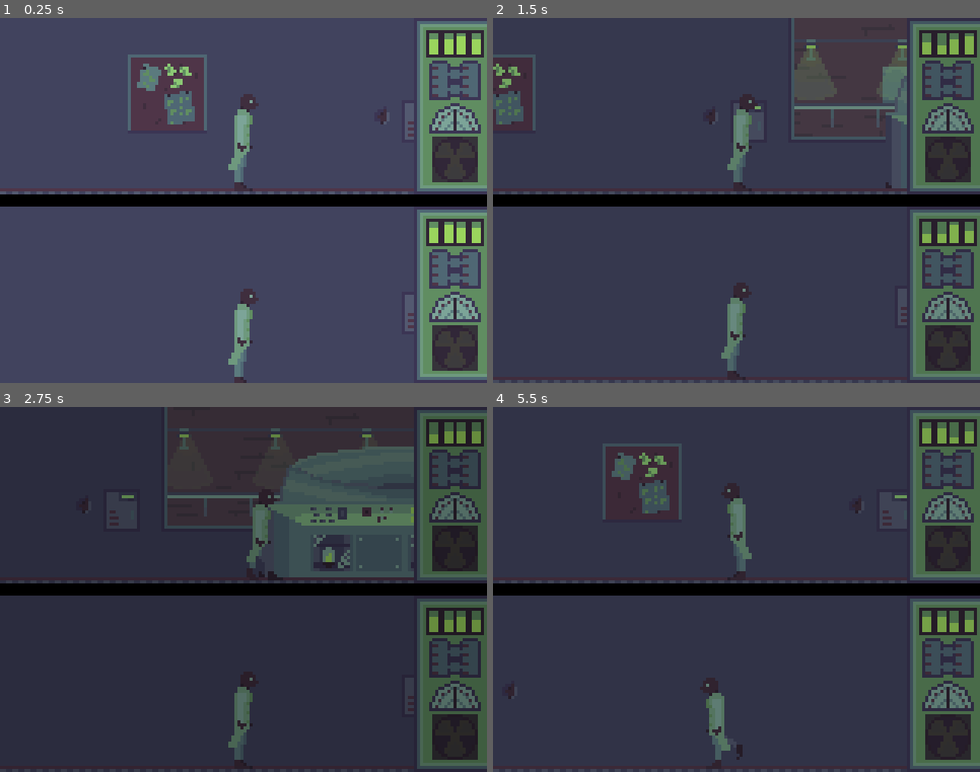
Above: before the commit, frames 1-4 (two rows, left to right).
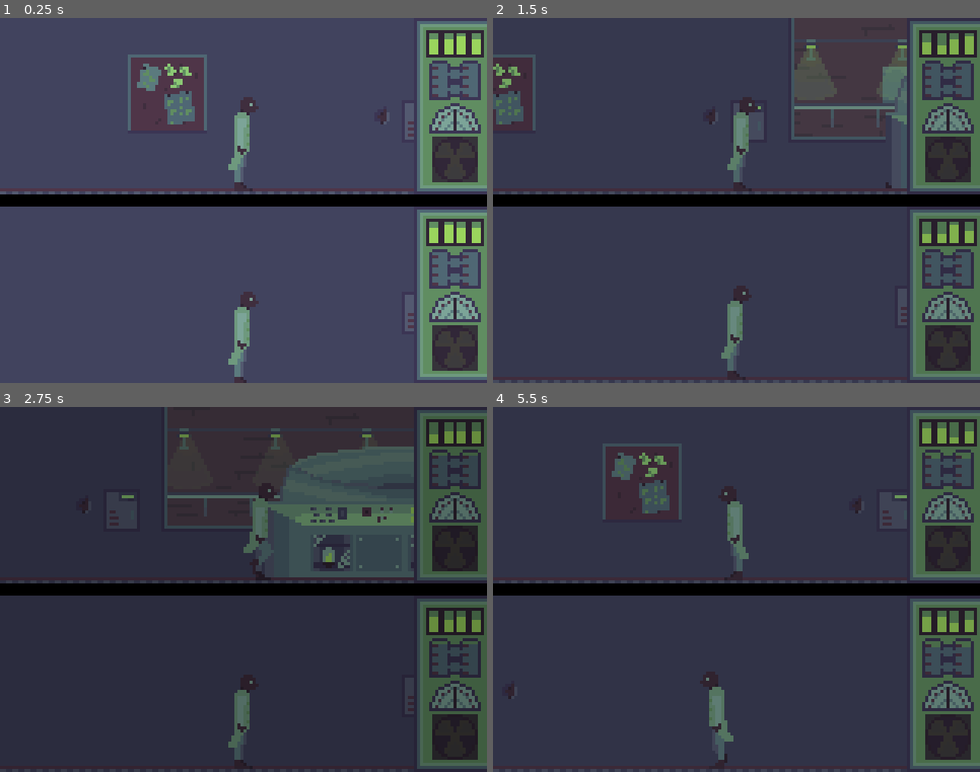
Above: after the commit, the same moments.

Repository: Endless-Impossibilities/Nuclear-Allience
Game: Godot game, scene res://Rooms/SplitScreenRenderer.tscn
The game is run twice, just before and just after one commit, with the same random seed, the same clock (stepped at 60 frames per second) and the same inputs. Sound files missing from this copy of the repository are replaced by a short silence.
Inputs:
- Up to frame 1 (0.25 s): no input
- Up to frame 2 (1.5 s): hold D (Right1) 0.53-1.28 s; hold Down (Down2) 0.53-1.28 s; tap E (Interact1) at 0.8, 1.35 s; hold S (Down1) from 1.28 s (still down)
- Up to frame 3 (2.75 s): tap Ctrl (Interact2) at 1.55 s; release S (Down1) at 2.03 s; hold D (Right1) from 2.03 s (still down); hold Ctrl (Interact2) from 2.03 s (still down); tap Down (Down2) at 2.3 s
- Up to frame 4 (5.5 s): release D (Right1) at 2.78 s; release Ctrl (Interact2) at 2.78 s; hold W (Up1) 2.78-3.53 s; tap Down (Down2) at 2.85, 4.55 s; tap E (Interact1) at 3.05, 5.3 s; tap Enter at 3.5 s; hold E (Interact1) 3.53-4.28 s; hold A (Left1) 3.53-5.03 s; tap Ctrl (Interact2) at 3.8, 4.35 s; hold S (Down1) from 5.03 s (still down); hold Left (Left2) from 5.03 s (still down)

The runs differ from the first frame. In frame 1, 0.3% of the frame differs, in the area x 48-54%, y 20-91%; in frame 2, 0.3%; in frame 3, 0.5%; in frame 4, 0.8%, in the area x 43-99%, y 12-98%.

Commit message:
Music

Diff:
--- /dev/null
+++ b/Nuclear Alliance/Globals.gd
@@ -0,0 +1,5 @@
+extends Node
+
+var Wtr1 = 0.0
+var Wtr2 = 0.0
+var MaxWtr = 2400.0
--- a/Nuclear Alliance/Objects/BackDrop/BackDrop.tscn
+++ b/Nuclear Alliance/Objects/BackDrop/BackDrop.tscn
@@ -31,10 +31,22 @@
 [node name="ParallaxLayer4" type="ParallaxLayer" parent="."]
 motion_scale = Vector2( 0.3, 1 )
 motion_offset = Vector2( 0.01, 0 )
-motion_mirroring = Vector2( 119.25, 0 )
+motion_mirroring = Vector2( 238.5, 0 )
 
 [node name="Layer1" type="Sprite" parent="ParallaxLayer4"]
 modulate = Color( 1, 1, 1, 0.392157 )
+texture = ExtResource( 2 )
+centered = false
+script = ExtResource( 5 )
+
+[node name="ParallaxLayer6" type="ParallaxLayer" parent="."]
+motion_scale = Vector2( 0.3, 1 )
+motion_offset = Vector2( 0.01, 0 )
+motion_mirroring = Vector2( 238.5, 0 )
+
+[node name="Layer1" type="Sprite" parent="ParallaxLayer6"]
+modulate = Color( 1, 1, 1, 0.392157 )
+position = Vector2( 119, 0 )
 texture = ExtResource( 2 )
 centered = false
 script = ExtResource( 5 )
--- a/Nuclear Alliance/Objects/Letters/Letter.tscn
+++ b/Nuclear Alliance/Objects/Letters/Letter.tscn
@@ -39,3 +39,6 @@
 text = "w"
 valign = 1
 uppercase = true
+__meta__ = {
+"_edit_use_anchors_": false
+}
--- a/Nuclear Alliance/Objects/MinigameStations/PwrBxSM/PwrBxSM.gd
+++ b/Nuclear Alliance/Objects/MinigameStations/PwrBxSM/PwrBxSM.gd
@@ -41,7 +41,6 @@
 		active = false
 		broken = false
 		$Timer.start()
-		print($Timer.time_left)
 		if player == 1:
 			get_tree().call_group("HUD","Power",true,1)
 		if player == 2:
--- /dev/null
+++ b/Nuclear Alliance/Objects/MinigameStations/WtrPmpSM/WtrPmpSM.gd
@@ -0,0 +1,57 @@
+extends Node2D
+
+
+#The player that this station is attached to
+export var player = 0
+#Weather or not the station is marked as active
+var broken = false
+#Weather or not the game is currently in use
+var active = false
+#The amount of time it takes for the station to be marked broken
+#Decreases by 5 each cycle
+var playerColliding = false
+
+# Called when the node enters the scene tree for the first time.
+func _ready():
+	Globals.Wtr1 = Globals.MaxWtr
+	Globals.Wtr2 = Globals.MaxWtr
+
+
+
+#Highlights the station's sprite if it is broken and the player is nearby
+func _on_Area2D_body_entered(body):
+	playerColliding = true
+
+
+func _on_Area2D_body_exited(body):
+	playerColliding = false
+	if broken == true:
+		get_tree().call_group("Player","Play",0, player)
+#Makes it so the player can't activate the game by marking it as active
+func Running():
+	active = true
+
+
+
+
+#"Fixes" the game station and marks it as no longer active
+func End(callingPlayer):
+	if callingPlayer == player:
+		active = false
+		broken = false
+
+func _physics_process(_delta):
+	if player == 1 && Globals.Wtr1 >= 0:
+		Globals.Wtr1 -= 1
+		if Globals.Wtr1 < Globals.MaxWtr *.75 && active == false:
+			broken = true
+	if player == 2 && Globals.Wtr1 >= 0:
+		Globals.Wtr2 -= 1
+		if Globals.Wtr2 < Globals.MaxWtr *.75 && active == false:
+			broken = true
+	if broken == true && active == false && playerColliding == true:
+		$AnimatedSprite.play("Hovered")
+		get_tree().call_group("Player","Play",2,player)
+	if playerColliding == false:
+		if broken == false:
+				$AnimatedSprite.play("Idle")
--- /dev/null
+++ b/Nuclear Alliance/Objects/MinigameStations/WtrPmpSM/WtrPmpSM.tscn
@@ -0,0 +1,37 @@
+[gd_scene load_steps=6 format=2]
+
+[ext_resource path="res://Objects/MinigameStations/WtrPmpSM/WtrPmpSM.gd" type="Script" id=1]
+[ext_resource path="res://Objects/MinigameStations/WtrPmpSM/SmWaterPump1.png" type="Texture" id=2]
+[ext_resource path="res://Objects/MinigameStations/WtrPmpSM/SmWaterPump2.png" type="Texture" id=3]
+
+[sub_resource type="SpriteFrames" id=1]
+animations = [ {
+"frames": [ ExtResource( 3 ) ],
+"loop": true,
+"name": "Hovered",
+"speed": 5.0
+}, {
+"frames": [ ExtResource( 2 ) ],
+"loop": true,
+"name": "Idle",
+"speed": 5.0
+} ]
+
+[sub_resource type="RectangleShape2D" id=2]
+extents = Vector2( 13.2813, 7 )
+
+[node name="WtrPmpSM" type="Node2D" groups=["WtrPmpSM"]]
+script = ExtResource( 1 )
+
+[node name="AnimatedSprite" type="AnimatedSprite" parent="."]
+frames = SubResource( 1 )
+animation = "Idle"
+
+[node name="Area2D" type="Area2D" parent="."]
+collision_mask = 0
+
+[node name="CollisionShape2D" type="CollisionShape2D" parent="Area2D" groups=["PwrBxSm"]]
+shape = SubResource( 2 )
+
+[connection signal="body_entered" from="Area2D" to="." method="_on_Area2D_body_entered"]
+[connection signal="body_exited" from="Area2D" to="." method="_on_Area2D_body_exited"]
--- a/Nuclear Alliance/Objects/Player/Minigames/PwrBX/PwrBx.tscn
+++ b/Nuclear Alliance/Objects/Player/Minigames/PwrBX/PwrBx.tscn
@@ -86,7 +86,7 @@
 [node name="Letter3" parent="Overlay2" instance=ExtResource( 8 )]
 position = Vector2( 21, -36 )
 Text = "↓ "
-Key = "Down1"
+Key = "Down2"
 
 [node name="Letter4" parent="Overlay2" instance=ExtResource( 8 )]
 position = Vector2( 37, -36 )
--- /dev/null
+++ b/Nuclear Alliance/Objects/Player/Minigames/WtrPmp/WtrPmp.gd
@@ -0,0 +1,95 @@
+extends Node2D
+
+# The minigame's ID called by the player to make sure the right minigame is
+#running
+export var Self = 0
+
+# The player that this minigame is intended to run for
+var attachedPlayer = 0
+
+# The player that is currently asking to play this game
+var calledPlayer = 0
+
+var waitingOn = "Left"
+var locked = true
+
+### Makes sure the minigame is ready ###
+func _ready():
+	self.position = Vector2(1000,1000)
+
+
+func _physics_process(delta):
+
+## Continually moves the line in the meter down ##
+	if $Meter/MeterControl.position.y >= 25:
+		$Meter/MeterControl.position.y = 25
+	else:
+		$Meter/MeterControl.position.y += .2
+
+## Tracks player input ##
+	if Input.is_action_just_pressed("Left" + str(attachedPlayer)) && locked == false && waitingOn == "Left":
+		$Meter/MeterControl.position.y -= 2
+		waitingOn = "Right"
+	if Input.is_action_just_pressed("Right" + str(attachedPlayer)) && locked == false && waitingOn == "Right":
+		$Meter/MeterControl.position.y -= 2
+		waitingOn = "Left"
+
+	if waitingOn == "Left":
+		$"Letter Icons/Left".play("On")
+		$"Letter Icons/Right".play("Off")
+	else:
+		$"Letter Icons/Left".play("Off")
+		$"Letter Icons/Right".play("On")
+
+	if $Meter/MeterControl.position.y > $Meter/MeterMarker.position.y && $Meter/MeterControl.position.y < $Meter/MeterMarker.position.y +10:
+		if attachedPlayer == 1:
+			Globals.Wtr1 += Globals.MaxWtr * 0.005
+			if Globals.Wtr1 >= Globals.MaxWtr:
+				Globals.Wtr1 = Globals.MaxWtr
+				Quit()
+		if attachedPlayer == 2:
+			Globals.Wtr2 += Globals.MaxWtr * 0.005
+			if Globals.Wtr2 >= Globals.MaxWtr:
+				Globals.Wtr2 = Globals.MaxWtr
+				Quit()
+
+
+	if attachedPlayer == 1:
+		$Plate/TextureRect.rect_scale.y = Globals.Wtr1 / Globals.MaxWtr
+		$"Letter Icons/Left/Label".text = "a"
+		$"Letter Icons/Right/Label".text = "d"
+	elif attachedPlayer == 2:
+		$Plate/TextureRect.rect_scale.y = Globals.Wtr2 / Globals.MaxWtr
+		$"Letter Icons/Left/Label".text = "← "
+		$"Letter Icons/Right/Label".text = "→ "
+
+	if $Meter/MeterControl.position.y <= -10:
+		$Meter/MeterControl.position.y = -10
+	### Game Loop ###
+func Game(Game, callingPlayer):
+
+## Makes sure that it is the minigame being requested ##
+	if (Game == Self && callingPlayer == attachedPlayer):
+	## Prepares the minigame ##
+		get_tree().call_group("WtrPmpSM","Running",attachedPlayer)
+		self.position = Vector2(-10,-12)
+		$Meter/MeterMarker.position.y = rand_range(-15,5)
+		calledPlayer = callingPlayer
+		locked = false
+		waitingOn = "Left"
+
+
+
+
+### Ends the minigame ###
+func Quit():
+
+## Resets minigame ##
+	self.position = Vector2(1000,1000)
+	locked = true
+
+## Tells the player to unlock movement ##
+	get_tree().call_group("Player","Quit",attachedPlayer)
+
+## Tells the station to "Fix" it's self and get ready for the next play ##
+	get_tree().call_group("WtrPmpSM","End",attachedPlayer)
--- /dev/null
+++ b/Nuclear Alliance/Objects/Player/Minigames/WtrPmp/WtrPmp.tscn
@@ -0,0 +1,119 @@
+[gd_scene load_steps=14 format=2]
+
+[ext_resource path="res://Objects/Player/Minigames/WtrPmp/WtrPmp.gd" type="Script" id=1]
+[ext_resource path="res://Objects/Player/Minigames/WtrPmp/WtrPmpFront.png" type="Texture" id=2]
+[ext_resource path="res://Objects/Player/Minigames/WtrPmp/WtrPmpBack.png" type="Texture" id=3]
+[ext_resource path="res://Objects/Player/Minigames/WtrPmp/WtrPmpWtr.png" type="Texture" id=4]
+[ext_resource path="res://Objects/Player/Minigames/WtrPmp/MeterMarker.png" type="Texture" id=5]
+[ext_resource path="res://Objects/Player/Minigames/WtrPmp/MeterControl.png" type="Texture" id=6]
+[ext_resource path="res://Objects/Player/Minigames/WtrPmp/MeterBack.png" type="Texture" id=7]
+[ext_resource path="res://Objects/Letters/LetterFont.tres" type="DynamicFont" id=8]
+[ext_resource path="res://Objects/Player/Minigames/WtrPmp/WtrPmpBorder.png" type="Texture" id=9]
+[ext_resource path="res://Objects/Letters/On/LettersOn1.png" type="Texture" id=10]
+[ext_resource path="res://Objects/Letters/Off/LettersOff1.png" type="Texture" id=11]
+
+[sub_resource type="SpriteFrames" id=1]
+animations = [ {
+"frames": [ ExtResource( 11 ) ],
+"loop": true,
+"name": "Off",
+"speed": 5.0
+}, {
+"frames": [ ExtResource( 10 ) ],
+"loop": true,
+"name": "On",
+"speed": 5.0
+} ]
+
+[sub_resource type="Theme" id=2]
+default_font = ExtResource( 8 )
+
+[node name="WtrPmp" type="Node2D" groups=["Minigame"]]
+script = ExtResource( 1 )
+Self = 2
+
+[node name="Plate" type="Node2D" parent="."]
+
+[node name="WtrPmpBack" type="Sprite" parent="Plate"]
+texture = ExtResource( 3 )
+
+[node name="WtrPmpFront" type="Sprite" parent="Plate"]
+texture = ExtResource( 2 )
+
+[node name="TextureRect" type="TextureRect" parent="Plate"]
+margin_left = -25.0
+margin_top = -9.0
+margin_right = 15.0
+margin_bottom = 21.0
+rect_pivot_offset = Vector2( 0, 30 )
+rect_clip_content = true
+__meta__ = {
+"_edit_use_anchors_": false
+}
+
+[node name="WtrPmpWtr" type="Sprite" parent="Plate/TextureRect"]
+position = Vector2( -5, -22 )
+texture = ExtResource( 4 )
+centered = false
+
+[node name="WtrPmpBorder" type="Sprite" parent="."]
+texture = ExtResource( 9 )
+
+[node name="Meter" type="Node2D" parent="."]
+position = Vector2( 0, -5 )
+
+[node name="MeterBack" type="Sprite" parent="Meter"]
+position = Vector2( -4, 6 )
+texture = ExtResource( 7 )
+
+[node name="MeterMarker" type="Sprite" parent="Meter"]
+position = Vector2( -9, -10 )
+texture = ExtResource( 5 )
+centered = false
+
+[node name="MeterControl" type="Sprite" parent="Meter"]
+position = Vector2( -9, 25 )
+texture = ExtResource( 6 )
+centered = false
+
+[node name="Letter Icons" type="Node2D" parent="."]
+
+[node name="Left" type="AnimatedSprite" parent="Letter Icons"]
+position = Vector2( 14, -4 )
+frames = SubResource( 1 )
+animation = "Off"
+
+[node name="Label" type="Label" parent="Letter Icons/Left"]
+modulate = Color( 0.435294, 0.643137, 0.439216, 1 )
+margin_left = -5.0
+margin_top = -21.0
+margin_right = 9.0
+rect_scale = Vector2( 2, 2 )
+theme = SubResource( 2 )
+custom_fonts/font = ExtResource( 8 )
+text = "w"
+valign = 1
+uppercase = true
+__meta__ = {
+"_edit_use_anchors_": false
+}
+
+[node name="Right" type="AnimatedSprite" parent="Letter Icons"]
+position = Vector2( 14, 15 )
+frames = SubResource( 1 )
+animation = "Off"
+
+[node name="Label" type="Label" parent="Letter Icons/Right"]
+modulate = Color( 0.435294, 0.643137, 0.439216, 1 )
+margin_left = -5.0
+margin_top = -21.0
+margin_right = 9.0
+rect_scale = Vector2( 2, 2 )
+theme = SubResource( 2 )
+custom_fonts/font = ExtResource( 8 )
+text = "w"
+valign = 1
+uppercase = true
+__meta__ = {
+"_edit_use_anchors_": false
+}
--- a/Nuclear Alliance/Objects/Player/Player.gd
+++ b/Nuclear Alliance/Objects/Player/Player.gd
@@ -41,6 +41,7 @@
 ##### ADD A NEW LINE FOR NEW MINIGAMES #####
 	$"Minigames/MinigameBase".attachedPlayer = player
 	$"Minigames/Minigame1".attachedPlayer = player
+	$"Minigames/Minigame2".attachedPlayer = player
 
 
 ### Everything that happens on a every-frame basis ###
@@ -86,13 +87,13 @@
 ## Handels player Opening Minigames ##
 	if Input.is_action_just_pressed("Interact1"):
 		if (player == 1 &&  gameHovered != 0):
-			get_tree().call_group("Minigame","Game",1,player)
+			get_tree().call_group("Minigame","Game",gameHovered,player)
 			gameHovered = 0
 			gameMode = true
 
 	if Input.is_action_just_pressed("Interact2"):
 		if (player == 2 && gameHovered != 0):
-			get_tree().call_group("Minigame","Game",1,player)
+			get_tree().call_group("Minigame","Game",gameHovered,player)
 			gameHovered = 0
 			gameMode = true
 
--- a/Nuclear Alliance/Objects/Player/Player.tscn
+++ b/Nuclear Alliance/Objects/Player/Player.tscn
@@ -9,7 +9,7 @@
 [ext_resource path="res://Objects/Player/Walk/Player4.png" type="Texture" id=7]
 [ext_resource path="res://Objects/Player/Walk/Player1.png" type="Texture" id=8]
 [ext_resource path="res://Objects/Player/Walk/Player5.png" type="Texture" id=9]
-[ext_resource path="res://Objects/Player/Walk/Player9.png" type="Texture" id=10]
+[ext_resource path="res://Objects/Player/Minigames/WtrPmp/WtrPmp.tscn" type="PackedScene" id=10]
 [ext_resource path="res://Objects/Player/Walk/Player8.png" type="Texture" id=11]
 [ext_resource path="res://Objects/Player/Minigames/MinigameBase.tscn" type="PackedScene" id=12]
 [ext_resource path="res://Objects/Player/Minigames/PwrBX/PwrBx.tscn" type="PackedScene" id=13]
@@ -19,15 +19,15 @@
 
 [sub_resource type="SpriteFrames" id=1]
 animations = [ {
+"frames": [ ExtResource( 8 ), ExtResource( 5 ), ExtResource( 4 ), ExtResource( 7 ), ExtResource( 9 ), ExtResource( 3 ), ExtResource( 6 ), ExtResource( 11 ) ],
+"loop": true,
+"name": "Walk",
+"speed": 15.0
+}, {
 "frames": [ ExtResource( 2 ) ],
 "loop": true,
 "name": "Stand",
 "speed": 5.0
-}, {
-"frames": [ ExtResource( 8 ), ExtResource( 5 ), ExtResource( 4 ), ExtResource( 7 ), ExtResource( 9 ), ExtResource( 3 ), ExtResource( 6 ), ExtResource( 11 ), ExtResource( 10 ) ],
-"loop": true,
-"name": "Walk",
-"speed": 15.0
 } ]
 
 [node name="Player" type="KinematicBody2D" groups=["Player"]]
@@ -49,3 +49,5 @@
 [node name="MinigameBase" parent="Minigames" instance=ExtResource( 12 )]
 
 [node name="Minigame1" parent="Minigames" instance=ExtResource( 13 )]
+
+[node name="Minigame2" parent="Minigames" instance=ExtResource( 10 )]
--- a/Nuclear Alliance/Objects/UI/HUD/HUD.gd
+++ b/Nuclear Alliance/Objects/UI/HUD/HUD.gd
@@ -2,7 +2,8 @@
 
 #Variables for weather certain minigames are ready#
 var power = true
-var water = true
+var water = 0.0
+var maxWater = Globals.MaxWtr
 var pressure = true
 
 #Variables for random movement for power#
@@ -18,6 +19,9 @@
 #Variable for which player this is attached to#
 export var player = 0
 
+
+var waterPercentage = 0.0
+
 func _ready():
 	randomize()
 
@@ -25,11 +29,11 @@
 func _physics_process(delta):
 ## Updates weather minigame stations are ready ##
 	if player == 1:
-		water = HudVariables.Water1
-		pressure = HudVariables.Pressure1
+		water = Globals.Wtr1
+
 	if player == 2:
-		water = HudVariables.Water2
-		pressure = HudVariables.Pressure2
+		water = Globals.Wtr2
+
 
 ## Updates hud elements for powerbox ##
 	# Update bar 1 #
@@ -56,8 +60,15 @@
 		$Power/TextureRect3.margin_top = lerp($Power/TextureRect3.margin_top, 7, 0.05)
 		$Power/TextureRect4.margin_top = lerp($Power/TextureRect4.margin_top, 7, 0.05)
 
-	print(power)
-	print(player)
+	waterPercentage = water / maxWater
+
+	#21-32
+	$Water/Water.position.y = 32 + ((waterPercentage * 11) * -1)
+
+	print(water)
+	print(maxWater)
+	print($Water/Water.position.y)
+
 
 func Power(incomingState,incomingPlayer):
 	if incomingPlayer == player:
--- a/Nuclear Alliance/Objects/UI/HUD/HUD.tscn
+++ b/Nuclear Alliance/Objects/UI/HUD/HUD.tscn
@@ -10,6 +10,7 @@
 [ext_resource path="res://Objects/UI/HUD/PressureGague.png" type="Texture" id=8]
 [ext_resource path="res://Objects/UI/HUD/Pressure.png" type="Texture" id=9]
 [ext_resource path="res://Objects/UI/HUD/HUD.gd" type="Script" id=10]
+[ext_resource path="res://Objects/UI/HUD/WaterMask.png" type="Texture" id=11]
 
 [node name="HUD" type="CanvasLayer" groups=["HUD"]]
 script = ExtResource( 10 )
@@ -28,8 +29,8 @@
 
 [node name="TextureRect1" type="TextureRect" parent="Power"]
 margin_left = 136.0
-margin_right = 146.0
-margin_bottom = 13.0
+margin_right = 144.0
+margin_bottom = 12.0
 grow_vertical = 0
 rect_clip_content = true
 size_flags_horizontal = 2
@@ -37,6 +38,9 @@
 texture = ExtResource( 3 )
 expand = true
 stretch_mode = 3
+__meta__ = {
+"_edit_use_anchors_": false
+}
 
 [node name="TextureRect2" type="TextureRect" parent="Power"]
 margin_left = 141.0
@@ -48,6 +52,9 @@
 texture = ExtResource( 3 )
 expand = true
 stretch_mode = 3
+__meta__ = {
+"_edit_use_anchors_": false
+}
 
 [node name="TextureRect3" type="TextureRect" parent="Power"]
 margin_left = 145.0
@@ -81,11 +88,13 @@
 
 [node name="Water" type="Node2D" parent="."]
 
-[node name="TextureRect" type="TextureRect" parent="Water"]
-margin_left = 136.0
-margin_right = 176.0
-margin_bottom = 58.0
+[node name="Water" type="Sprite" parent="Water"]
+position = Vector2( 150, 21 )
 texture = ExtResource( 7 )
+
+[node name="WaterMask" type="Sprite" parent="Water"]
+position = Vector2( 150, 15 )
+texture = ExtResource( 11 )
 
 [node name="WaterGague" type="Sprite" parent="Water"]
 position = Vector2( 148, 29 )
--- a/Nuclear Alliance/Objects/UI/HUD/HUDVariables.gd
+++ /dev/null
@@ -1,10 +0,0 @@
-extends Node
-
-var Power1 = true
-var Water1 = true
-var Pressure1 = true
-var Sabotage1 = true
-var Power2 = true
-var Water2 = true
-var Pressure2 = true
-var Sabotage2 = true
--- a/Nuclear Alliance/Rooms/Main Room.tscn
+++ b/Nuclear Alliance/Rooms/Main Room.tscn
@@ -6,6 +6,9 @@
 [ext_resource path="res://Objects/Tiles/ConsoleTiles.tscn" type="PackedScene" id=4]
 [ext_resource path="res://Objects/Tiles/FrontTiles.tscn" type="PackedScene" id=5]
 [ext_resource path="res://Objects/UI/HUD/HUD.tscn" type="PackedScene" id=6]
+[ext_resource path="res://Objects/MinigameStations/WtrPmpSM/WtrPmpSM.tscn" type="PackedScene" id=7]
+[ext_resource path="res://Rooms/Music.gd" type="Script" id=8]
+[ext_resource path="res://Objects/UI/Music/Cold Tension.wav" type="AudioStream" id=9]
 
 [sub_resource type="RectangleShape2D" id=1]
 extents = Vector2( 10, 166 )
@@ -24,6 +27,10 @@
 position = Vector2( 51, 10 )
 player = 1
 
+[node name="WtrPmpSM" parent="TopRoom" instance=ExtResource( 7 )]
+position = Vector2( 210, 8 )
+player = 1
+
 [node name="TileMap" parent="TopRoom" instance=ExtResource( 3 )]
 tile_data = PoolIntArray( 196598, 0, 0, 196599, 0, 0, 196600, 0, 0, 196601, 0, 0, 196602, 0, 0, 196603, 0, 0, 196604, 0 …(653 unchanged characters)…
 
@@ -39,6 +46,10 @@
 
 [node name="PwrBxSM" parent="BottomRoom" instance=ExtResource( 2 )]
 position = Vector2( 51, 9 )
+player = 2
+
+[node name="WtrPmpSM" parent="BottomRoom" instance=ExtResource( 7 )]
+position = Vector2( 210, 8 )
 player = 2
 
 [node name="TileMap" parent="BottomRoom" instance=ExtResource( 3 )]
@@ -67,3 +78,14 @@
 [node name="CollisionShape2D" type="CollisionShape2D" parent="StaticBody2D"]
 position = Vector2( 22, -13 )
 shape = SubResource( 1 )
+
+[node name="Music Player" type="Node2D" parent="."]
+
+[node name="AudioStreamPlayer" type="AudioStreamPlayer" parent="Music Player" groups=["Music"]]
+stream = ExtResource( 9 )
+autoplay = true
+script = ExtResource( 8 )
+
+[node name="AudioStreamPlayer2D" type="AudioStreamPlayer2D" parent="Music Player" groups=["Music"]]
+
+[connection signal="finished" from="Music Player/AudioStreamPlayer" to="Music Player/AudioStreamPlayer" method="_on_AudioStreamPlayer_finished"]
--- /dev/null
+++ b/Nuclear Alliance/Rooms/Music.gd
@@ -0,0 +1,7 @@
+extends AudioStreamPlayer
+
+
+
+
+func _on_AudioStreamPlayer_finished():
+	self.play(41)
--- a/Nuclear Alliance/project.godot
+++ b/Nuclear Alliance/project.godot
@@ -16,7 +16,7 @@
 
 [autoload]
 
-HudVariables="*res://Objects/UI/HUD/HUDVariables.gd"
+Globals="*res://Globals.gd"
 
 [display]
 
Binary file added: Nuclear Alliance/Objects/MinigameStations/WtrPmpSM/SmWaterPump1.png
Not shown, added: Nuclear Alliance/Objects/MinigameStations/WtrPmpSM/SmWaterPump1.png.import
Binary file added: Nuclear Alliance/Objects/MinigameStations/WtrPmpSM/SmWaterPump2.png
Not shown, added: Nuclear Alliance/Objects/MinigameStations/WtrPmpSM/SmWaterPump2.png.import
Binary file added: Nuclear Alliance/Objects/Player/Minigames/WtrPmp/MeterBack.png
Not shown, added: Nuclear Alliance/Objects/Player/Minigames/WtrPmp/MeterBack.png.import
Binary file added: Nuclear Alliance/Objects/Player/Minigames/WtrPmp/MeterControl.png
Not shown, added: Nuclear Alliance/Objects/Player/Minigames/WtrPmp/MeterControl.png.import
Binary file added: Nuclear Alliance/Objects/Player/Minigames/WtrPmp/MeterMarker.png
Not shown, added: Nuclear Alliance/Objects/Player/Minigames/WtrPmp/MeterMarker.png.import
Binary file added: Nuclear Alliance/Objects/Player/Minigames/WtrPmp/WtrPmpBack.png
Not shown, added: Nuclear Alliance/Objects/Player/Minigames/WtrPmp/WtrPmpBack.png.import
(and 28 more such lines)
